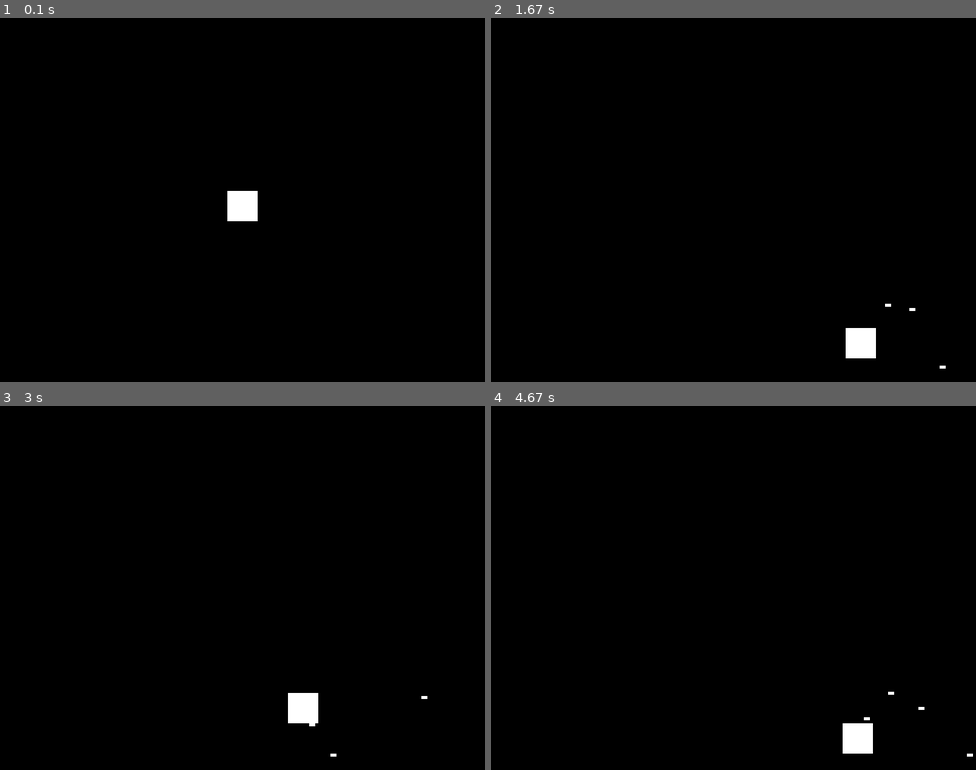
Above: before the commit, frames 1-4 (two rows, left to right).
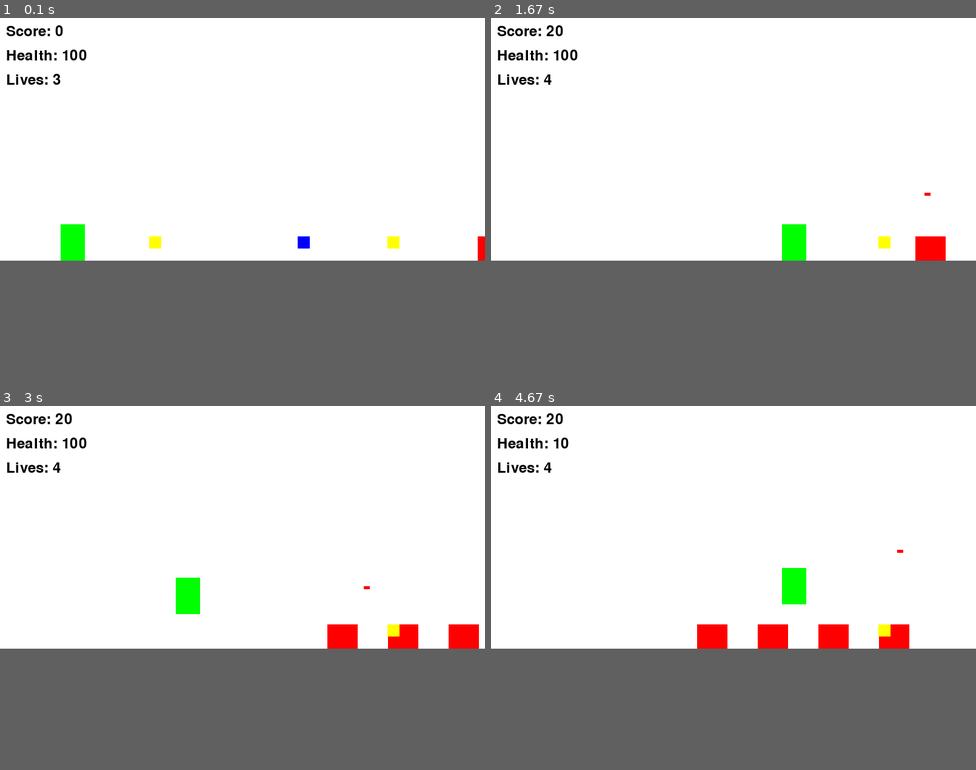
Above: after the commit, the same moments.

Repository: YeeChyi/HIT137_Assessment3_2024_S2_Group109
Game: pygame game, started from Game2.py
Same seed, same stepped clock (60 frames per second), same inputs: the game is played once before the commit and once after it.
Inputs:
- Up to frame 1 (0.1 s): no input
- Up to frame 2 (1.67 s): hold S 0.33-0.8 s; hold Right 0.33-0.8 s; hold Right 0.83-1.3 s; tap Space at 0.9, 1.2, 1.4 s; tap S at 0.98 s; hold Right from 1.33 s (still down)
- Up to frame 3 (3 s): tap Space at 1.7, 1.9, 2.2, 2.47, 2.77, 2.9 s; release Right at 1.8 s; hold Left 1.83-2.37 s; hold Left 2.4-2.8 s; tap S at 2.55 s; hold Right from 2.83 s (still down)
- Up to frame 4 (4.67 s): tap Space at 3.2, 3.57, 3.87, 4.07, 4.37, 4.57 s; release Right at 3.47 s; hold Left 3.5-3.97 s; hold Right 4-4.47 s; tap S at 4.15 s; hold Right from 4.5 s (still down)
In our replay, the window is 800x600 before the commit and 800x400 after it. These sizes can differ from the game's own. Grey fills any space a smaller window leaves; there, only what the larger window draws over its background counts as a difference.

The runs differ from the first frame. In frame 1, 66% of the frame differs, in the area x 0-100%, y 0-67%; in frame 2, 67%; in frame 3, 67%; in frame 4, 67%, in the area x 0-100%, y 0-97%.

Commit message:
partial - need to add characters

Diff:
--- a/Game2.py
+++ b/Game2.py
@@ -7,117 +7,271 @@
 pygame.init()
 
 # Screen dimensions
-SCREEN_WIDTH = 800
-SCREEN_HEIGHT = 600
+WIDTH, HEIGHT = 800, 400
+screen = pygame.display.set_mode((WIDTH, HEIGHT))
+pygame.display.set_caption("2D Side-Scroller with Levels and Bosses")
 
 # Colors
 WHITE = (255, 255, 255)
 BLACK = (0, 0, 0)
+RED = (255, 0, 0)
+GREEN = (0, 255, 0)
+BLUE = (0, 0, 255)
+YELLOW = (255, 255, 0)
+
+# Global variables
+clock = pygame.time.Clock()
+gravity = 0.8
+game_over = False
+font = pygame.font.SysFont(None, 36)
 
 # Player class
 class Player(pygame.sprite.Sprite):
     def __init__(self):
         super().__init__()
-        self.image = pygame.Surface((50, 50))
-        self.image.fill(WHITE)
-        self.rect = self.image.get_rect()
-        self.rect.center = (SCREEN_WIDTH // 2, SCREEN_HEIGHT // 2)
+        self.image = pygame.Surface((40, 60))
+        self.image.fill(GREEN)
+        self.rect = self.image.get_rect()
+        self.rect.x = 100
+        self.rect.y = HEIGHT - self.rect.height
         self.speed = 5
         self.jump_speed = -15
-        self.gravity = 1
-        self.velocity_y = 0
+        self.vel_y = 0
+        self.jumping = False
+        self.shoot_cooldown = 0
         self.health = 100
         self.lives = 3
 
     def update(self):
         keys = pygame.key.get_pressed()
+        # Movement left and right
         if keys[pygame.K_LEFT]:
             self.rect.x -= self.speed
         if keys[pygame.K_RIGHT]:
             self.rect.x += self.speed
-        if keys[pygame.K_SPACE]:
-            self.jump()
-
-        self.velocity_y += self.gravity
-        self.rect.y += self.velocity_y
-
-        if self.rect.bottom > SCREEN_HEIGHT:
-            self.rect.bottom = SCREEN_HEIGHT
-            self.velocity_y = 0
-
-    def jump(self):
-        if self.rect.bottom == SCREEN_HEIGHT:
-            self.velocity_y = self.jump_speed
+
+        # Jumping
+        if keys[pygame.K_SPACE] and not self.jumping:
+            self.jumping = True
+            self.vel_y = self.jump_speed
+
+        # Apply gravity
+        self.vel_y += gravity
+        self.rect.y += self.vel_y
+
+        # Check ground collision
+        if self.rect.y >= HEIGHT - self.rect.height:
+            self.rect.y = HEIGHT - self.rect.height
+            self.jumping = False
+
+        # Shooting
+        if keys[pygame.K_s] and self.shoot_cooldown == 0:
+            projectile = Projectile(self.rect.centerx, self.rect.centery)
+            projectiles.add(projectile)
+            self.shoot_cooldown = 20
+
+        if self.shoot_cooldown > 0:
+            self.shoot_cooldown -= 1
+
+    def take_damage(self, damage):
+        self.health -= damage
+        if self.health <= 0:
+            self.lives -= 1
+            self.health = 100
 
 # Projectile class
 class Projectile(pygame.sprite.Sprite):
     def __init__(self, x, y):
         super().__init__()
         self.image = pygame.Surface((10, 5))
-        self.image.fill(WHITE)
-        self.rect = self.image.get_rect()
-        self.rect.center = (x, y)
+        self.image.fill(RED)
+        self.rect = self.image.get_rect()
+        self.rect.x = x
+        self.rect.y = y
         self.speed = 10
 
     def update(self):
         self.rect.x += self.speed
-        if self.rect.right > SCREEN_WIDTH:
+        if self.rect.x > WIDTH:
             self.kill()
 
 # Enemy class
 class Enemy(pygame.sprite.Sprite):
-    def __init__(self, x, y):
-        super().__init__()
-        self.image = pygame.Surface((50, 50))
-        self.image.fill(WHITE)
-        self.rect = self.image.get_rect()
-        self.rect.center = (x, y)
-        self.speed = random.randint(1, 3)
+    def __init__(self, x, y, is_boss=False):
+        super().__init__()
+        self.image = pygame.Surface((50, 50) if not is_boss else (100, 100))
+        self.image.fill(RED if not is_boss else YELLOW)
+        self.rect = self.image.get_rect()
+        self.rect.x = x
+        self.rect.y = y
+        self.speed = 2 if not is_boss else 1
+        self.health = 50 if not is_boss else 200
+        self.is_boss = is_boss
 
     def update(self):
         self.rect.x -= self.speed
-        if self.rect.right < 0:
+        if self.rect.x < -self.rect.width:
+            self.rect.x = WIDTH + random.randint(0, 100)
+            self.rect.y = random.randint(HEIGHT - 80, HEIGHT - 40)
+
+    def take_damage(self, damage):
+        self.health -= damage
+        if self.health <= 0:
             self.kill()
 
 # Collectible class
 class Collectible(pygame.sprite.Sprite):
-    def __init__(self, x, y):
+    def __init__(self, x, y, type="health"):
         super().__init__()
         self.image = pygame.Surface((20, 20))
-        self.image.fill(WHITE)
-        self.rect = self.image.get_rect()
-        self.rect.center = (x, y)
-
-# Game setup
-screen = pygame.display.set_mode((SCREEN_WIDTH, SCREEN_HEIGHT))
-pygame.display.set_caption("Side-Scrolling Game")
-
-all_sprites = pygame.sprite.Group()
-player = Player()
-all_sprites.add(player)
-
+        self.type = type
+        if self.type == "health":
+            self.image.fill(BLUE)
+        elif self.type == "life":
+            self.image.fill(YELLOW)
+        self.rect = self.image.get_rect()
+        self.rect.x = x
+        self.rect.y = y
+
+    def apply_effect(self, player):
+        if self.type == "health":
+            player.health += 20
+            if player.health > 100:
+                player.health = 100
+        elif self.type == "life":
+            player.lives += 1
+
+# GameManager class to handle levels and score
+class GameManager:
+    def __init__(self):
+        self.level = 1
+        self.score = 0
+        self.enemies = 5
+        self.boss_fight = False
+
+    def increase_score(self, points):
+        self.score += points
+
+    def next_level(self):
+        self.level += 1
+        if self.level > 3:
+            self.level = 1  # Restart the game after level 3 for simplicity
+        self.enemies += 2
+
+    def spawn_boss(self):
+        boss = Enemy(WIDTH + 200, HEIGHT - 100, is_boss=True)
+        enemies.add(boss)
+        self.boss_fight = True
+
+# Game over screen
+def game_over_screen():
+    screen.fill(WHITE)
+    over_text = font.render("Game Over! Press R to Restart", True, BLACK)
+    screen.blit(over_text, (WIDTH // 2 - over_text.get_width() // 2, HEIGHT // 2 - over_text.get_height() // 2))
+    pygame.display.flip()
+
+# Sprite groups
+player_group = pygame.sprite.Group()
 projectiles = pygame.sprite.Group()
 enemies = pygame.sprite.Group()
 collectibles = pygame.sprite.Group()
 
+# Create player
+player = Player()
+player_group.add(player)
+
+# Spawn enemies
+for i in range(5):
+    enemy = Enemy(WIDTH + i * 100, HEIGHT - 40)
+    enemies.add(enemy)
+
+# Spawn collectibles
+for i in range(3):
+    collectible = Collectible(random.randint(200, WIDTH), HEIGHT - 40, type=random.choice(["health", "life"]))
+    collectibles.add(collectible)
+
+# Game Manager instance
+game_manager = GameManager()
+
 # Main game loop
 running = True
 while running:
+    screen.fill(WHITE)
+
+    # Check events
     for event in pygame.event.get():
         if event.type == pygame.QUIT:
             running = False
-        elif event.type == pygame.KEYDOWN:
-            if event.key == pygame.K_SPACE:
-                projectile = Projectile(player.rect.centerx, player.rect.centery)
-                all_sprites.add(projectile)
-                projectiles.add(projectile)
-
-    all_sprites.update()
-
-    screen.fill(BLACK)
-    all_sprites.draw(screen)
-    pygame.display.flip()
-
-    pygame.time.delay(30)
+
+    # Update sprites
+    if not game_over:
+        player_group.update()
+        projectiles.update()
+        enemies.update()
+        collectibles.update()
+
+        # Check collisions between player and enemies
+        hit_enemies = pygame.sprite.spritecollide(player, enemies, False)
+        for enemy in hit_enemies:
+            player.take_damage(10)
+            if player.lives == 0:
+                game_over = True
+
+        # Check collisions between projectiles and enemies
+        hit = pygame.sprite.groupcollide(projectiles, enemies, True, False)
+        for projectile, hit_enemies in hit.items():
+            for enemy in hit_enemies:
+                enemy.take_damage(25)
+                if enemy.is_boss and enemy.health <= 0:
+                    game_manager.next_level()
+                    game_manager.boss_fight = False
+                game_manager.increase_score(10)
+
+        # Check collisions between player and collectibles
+        collected = pygame.sprite.spritecollide(player, collectibles, True)
+        for item in collected:
+            item.apply_effect(player)
+
+        # Draw everything
+        player_group.draw(screen)
+        projectiles.draw(screen)
+        enemies.draw(screen)
+        collectibles.draw(screen)
+
+        # Display score, health, and lives
+        score_text = font.render(f"Score: {game_manager.score}", True, BLACK)
+        health_text = font.render(f"Health: {player.health}", True, BLACK)
+        lives_text = font.render(f"Lives: {player.lives}", True, BLACK)
+        screen.blit(score_text, (10, 10))
+        screen.blit(health_text, (10, 50))
+        screen.blit(lives_text, (10, 90))
+
+        # Level progression and boss spawning
+        if game_manager.score >= 50 * game_manager.level and not game_manager.boss_fight:
+            game_manager.spawn_boss()
+
+        # Update screen
+        pygame.display.flip()
+
+    else:
+        game_over_screen()
+        keys = pygame.key.get_pressed()
+        if keys[pygame.K_r]:
+            game_manager = GameManager()
+            player = Player()
+            player_group.empty()
+            player_group.add(player)
+            enemies.empty()
+            for i in range(5):
+                enemy = Enemy(WIDTH + i * 100, HEIGHT - 40)
+                enemies.add(enemy)
+            collectibles.empty()
+            for i in range(3):
+                collectible = Collectible(random.randint(200, WIDTH), HEIGHT - 40, type=random.choice(["health", "life"]))
+                collectibles.add(collectible)
+            game_over = False
+
+    # Frame rate
+    clock.tick(60)
 
 pygame.quit()
